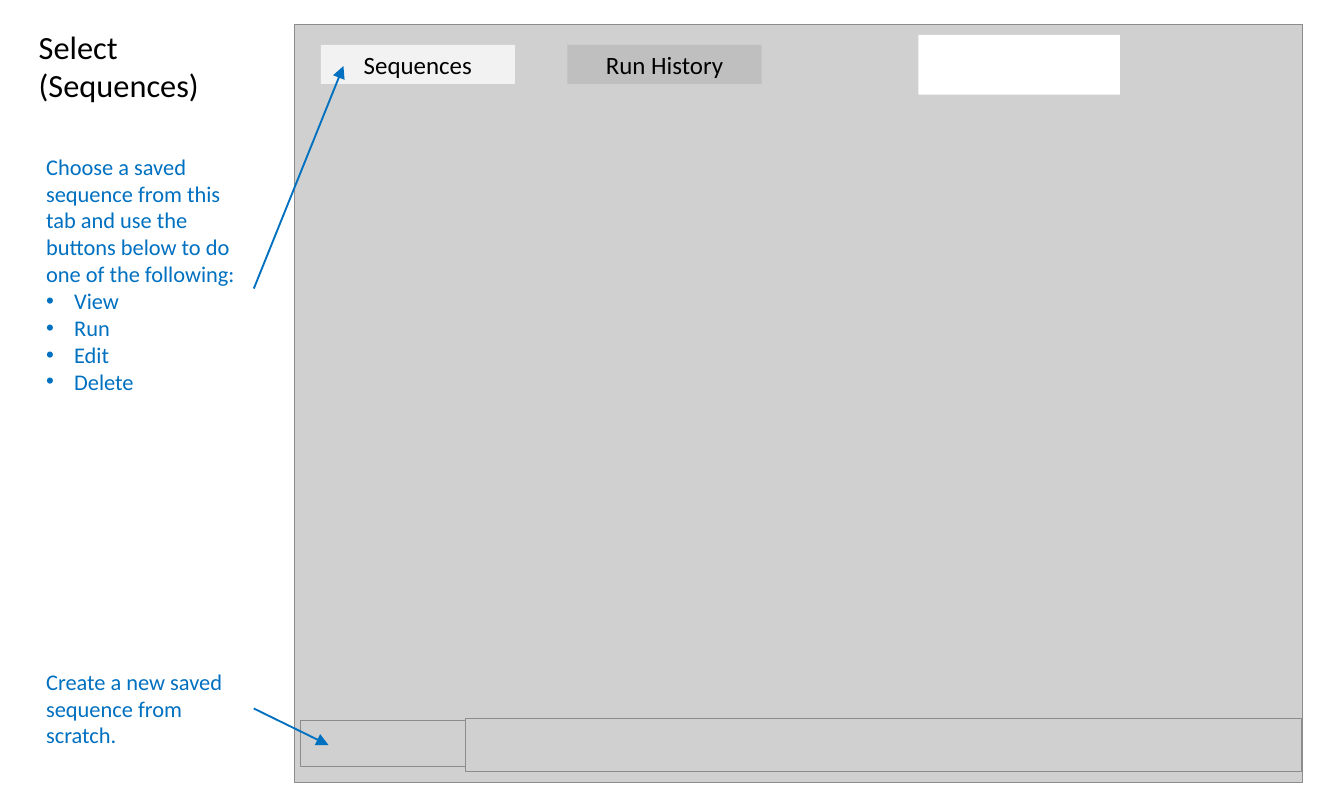
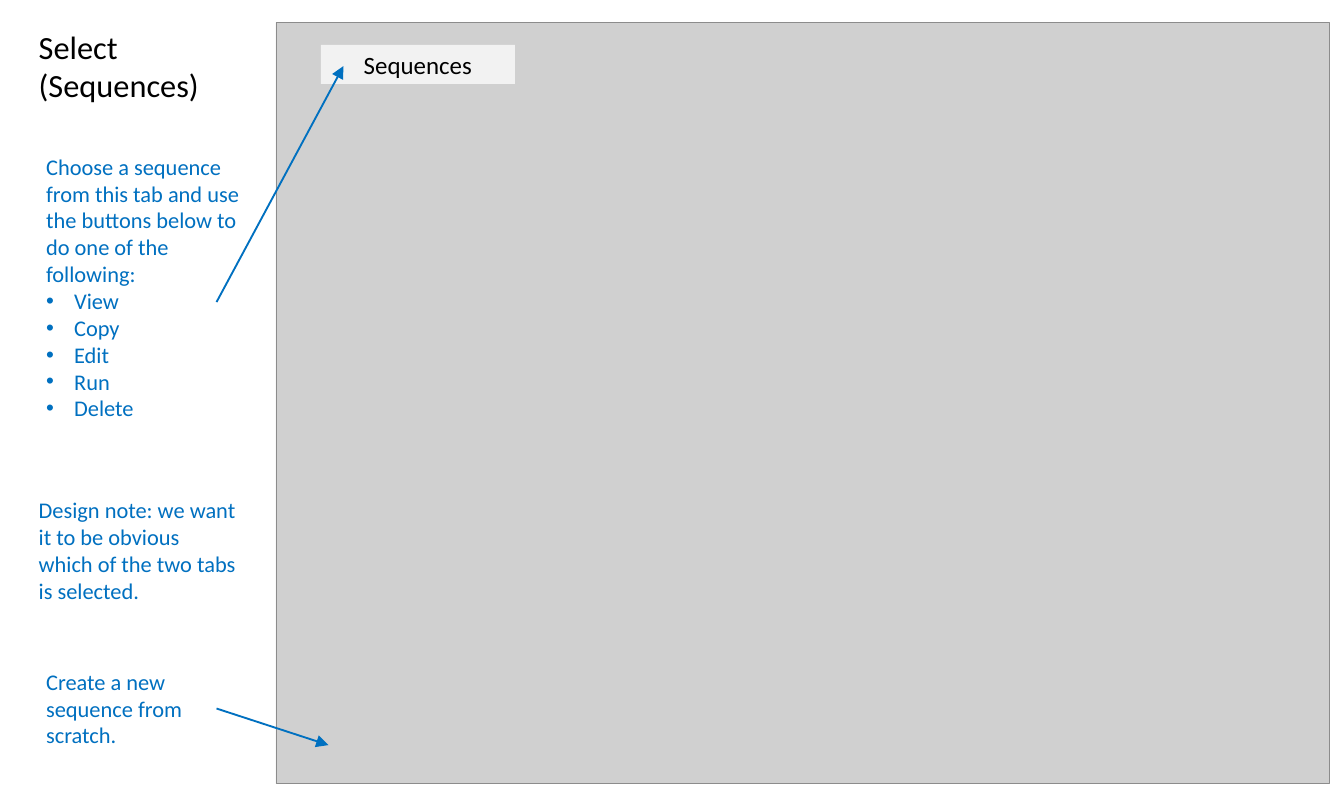
Before and after one commit to michaelvandam/elixys, a slide deck: slide 4 of doc/ElixysUserInterfaceWireframes3.pptx (slide 5 before the commit). Drawn at 1344x806 pixels with LibreOffice and Linux fonts; fonts in the diff are those of the drawing; grey boxes stand for pictures. Boxes give left, top, right and bottom in pixels: in the first picture for what was removed or moved away, otherwise in the second. Text is boxed around its words. In the diff, an @@ line names an element or a change of style, - is before the commit and + after.

```diff
--- a/doc/ElixysUserInterfaceWireframes3.pptx
+++ b/doc/ElixysUserInterfaceWireframes3.pptx
@@ picture: place and size @@
-picture at <box>295,25,1303,783</box>
+picture at <box>276,22,1329,784</box>
@@ rectangle removed at <box>567,45,762,84</box> @@
-Run History
@@ rectangle removed at <box>918,35,1120,95</box> @@
@@ arrow moved from (254, 289) - (343, 66) to (217, 302) - (343, 66) @@
@@ text at <box>46,159,239,286</box>: text changed @@
-Choose a saved sequence from this tab and use the buttons below to do one of the following:
+Choose a sequence from this tab and use the buttons below to do one of the following:
@@ text at <box>74,321,119,363</box>: paragraphs added @@
+• Copy
+• Edit
@@ text added at <box>39,502,236,599</box>, 18 pt, text #0070C0 @@
+Design note: we want it to be obvious which of the two tabs is selected.
@@ text at <box>46,675,182,743</box>: text changed @@
-Create a new saved sequence from scratch.
+Create a new sequence from scratch.
@@ arrow moved from (254, 709) - (329, 745) to (217, 709) - (329, 745) @@
@@ picture removed at <box>465,719,1302,772</box> @@
@@ picture removed at <box>301,720,465,767</box> @@
```
Also in this commit, not shown: 15 other slides changed, 6 slides added, 8 slides removed.
